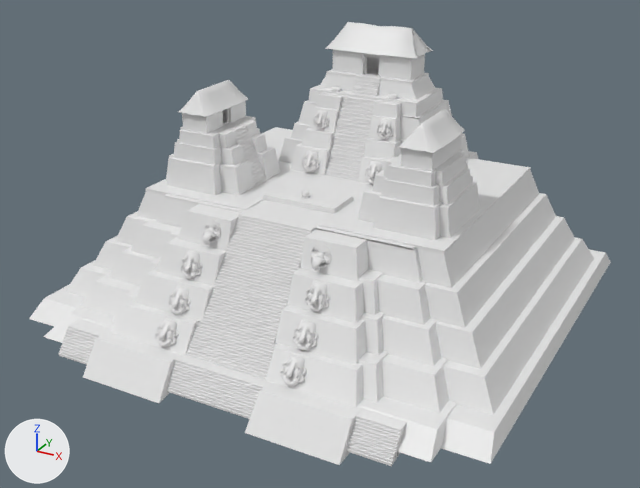
Before and after pictures for a commit that changed the COLLADA model art/meshes/structural/ladanta.dae.
Before and after are seen from a 50 mm lens placed at (52.4, -102.9, 55.7), pointed at (-0.2, -7.3, 8.0). The axes (+X, +Y, +Z) are drawn at lower left. The lights are the same throughout. Where no turn or scale is listed for an object, it has been applied to the vertices. Vertices at the same position are counted once.

In view in the first picture: 'Cubo_000_001_002_001_001_000'.
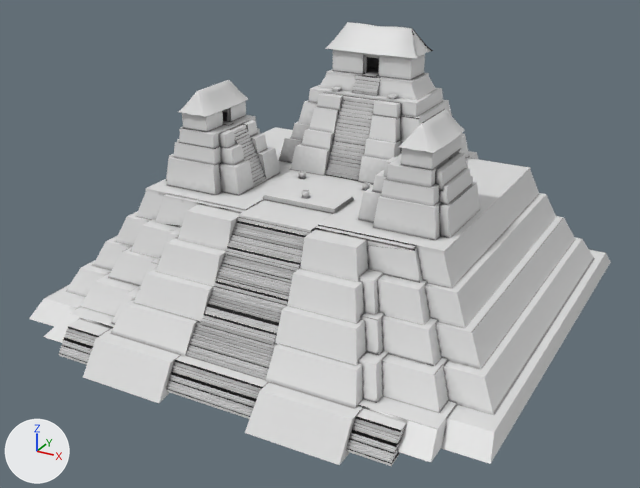
Changed parts and their boxes [x1, y1, x2, y2] in the pictures (640 x 488 px):
part 1 of me_cubo_007, added: after [298, 171, 306, 179]
part 2 of me_cubo_007, added: after [363, 182, 370, 191]
part 3 of me_cubo_007, deleted: before [154, 110, 394, 386]
part 4 of me_cubo_007, built on: before [179, 113, 463, 176]; after [179, 112, 463, 176]
part 5 of me_cubo_007, added: after [363, 71, 378, 76]
part 6 of me_cubo_007, recoloured (white to grey): [43, 22, 607, 466] in both

Patch to the scene script:
```diff
--- a/art/meshes/structural/ladanta.dae.py
+++ b/art/meshes/structural/ladanta.dae.py
@@ img_ladanta_ao_png @@
+img_ladanta_ao_png = load_image('ladanta_AO.png', '../../textures/skins/structural/ao/ladanta_AO.png', 1024, 1024, 'sRGB')
@@ mat_materiais_001 @@
+mat_materiais_001 = principled_material('Materiais.001')
+mat_materiais_001.texture = img_ladanta_ao_png
@@ me_cubo_007 @@
 # used by ob_cubo_000_001_002_001_001_000; location = (0.0, 0.3, 0.0)
 # verts and faces of me_cubo_007; kept vertices keep their numbers, new ones are numbered from 6212
-me_cubo_007.from_pydata(...)  # 6212 vertices, 10214 faces; spans x -31.9..32.1, y -35.9..28.7, z -2.6..34.4
+me_cubo_007.from_pydata(...)  # 1972 vertices, 2648 faces; spans x -31.9..32.1, y -35.9..28.7, z -2.6..34.4
+# me_cubo_007 part 1: the loose piece of 32 vertices spanning x -0.5..0.5, y -12.2..-11.3, z 16.0..16.9 is copied, and the copy is moved by (-4.8, 7.5, -0.6), in mat_materiais_001 (picture img_ladanta_ao_png); it spans x -5.4..-4.3, y -4.7..-3.8, z 15.4..16.3
+# me_cubo_007 part 2: the loose piece of 32 vertices spanning x -0.5..0.5, y -12.2..-11.3, z 16.0..16.9 is copied, and the copy is moved by (4.8, 7.5, -0.6), in mat_materiais_001 (picture img_ladanta_ao_png); it spans x 4.3..5.4, y -4.7..-3.8, z 15.4..16.3
+# me_cubo_007 part 3: 86 loose pieces with 4324 vertices, spanning x -10.3..10.3, y -31.5..1.9, z 1.4..23.5, are deleted
+# me_cubo_007 part 4
+# 8 vertices are removed from x -17.6..17.6, y -14.0..-3.9, z 22.9
+# 20 faces are deleted
+# 8 vertices are added at x -14.9..12.9, y -9.5..-8.3, z 23.0..23.1
+# 8 new vertices lie (0.0, 0.0, 0.5) away from vertices in x -17.6..17.6, y -14.0..-3.9, z 22.5
+# 8 new vertices lie (2.0, 0.0, 0.0) away from vertices in x -14.9..12.9, y -9.5..-8.3, z 23.0..23.1
+# 40 new faces join them
+# me_cubo_007 part 5
+verts[6236] = (0.9, 5.6, 28.0)  # pixel (373, 76)
+verts[6237] = (-0.9, 5.6, 28.0)  # pixel (361, 75)
+verts[6238] = (0.9, 8.6, 28.0)
+verts[6239] = (-0.9, 8.6, 28.0)  # pixel (371, 70)
+faces += [(6236, 6239, 6237), (6236, 6238, 6239)]
+# me_cubo_007 part 6: 2486 faces spanning x -31.9..32.1, y -35.9..28.7, z -2.6..34.4 switch from no material to mat_materiais_001 (picture img_ladanta_ao_png)
```
